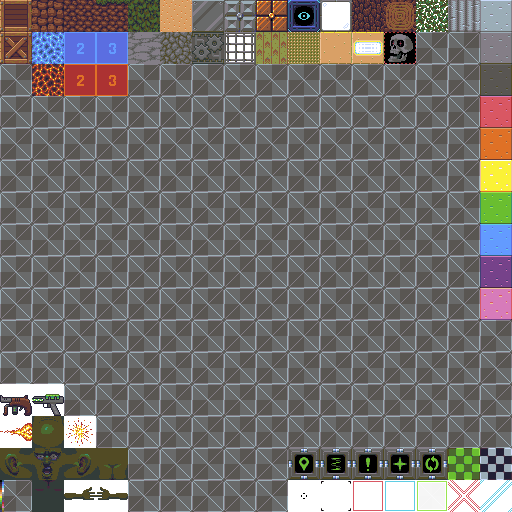
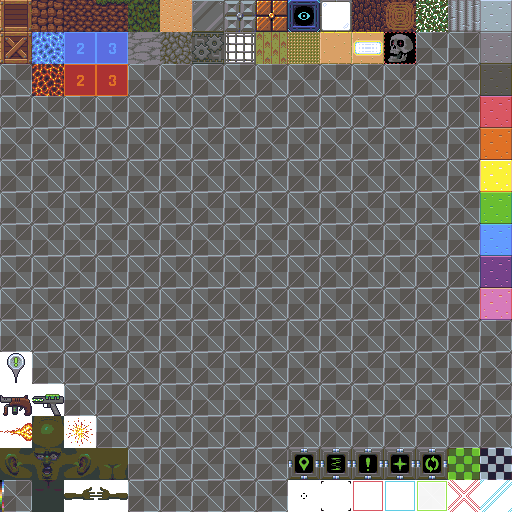
Before/after of a 512 × 512 layered artwork. What changed in the layer stack:
added layer "Ping_TEMPORARY" in group "Blocks" over [6, 352, 26, 384]
